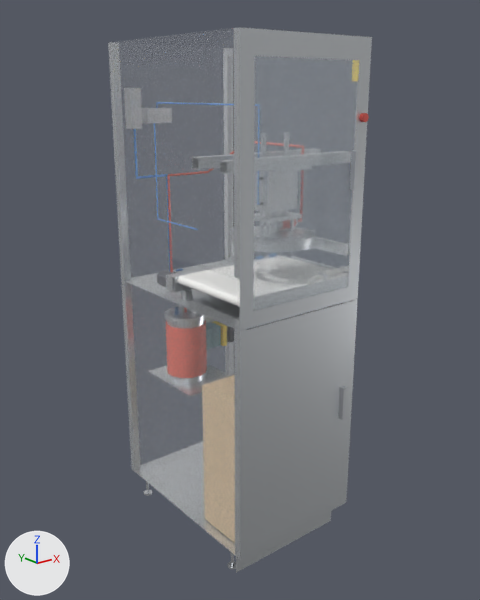
The glTF model otonom/hat3d/modul_K.glb, before and after one commit.
The view is the same before and after, from a 50 mm camera at (2.66, -1.68, 1.84) aimed at (4.31, 0.39, 1.02). Arrows for +X, +Y and +Z are at lower left; the lights stay in place. The first picture is the older version. Vertices at exactly the same position are counted once.

Objects in the first picture: 'K_BANT__pu_bant', 'K_GOVDE__celik', 'K_GOVDE__kabuk', 'K_GOVDE__kirmizi', 'K_GOVDE__pc', 'K_GOVDE__sac' and 2 more.
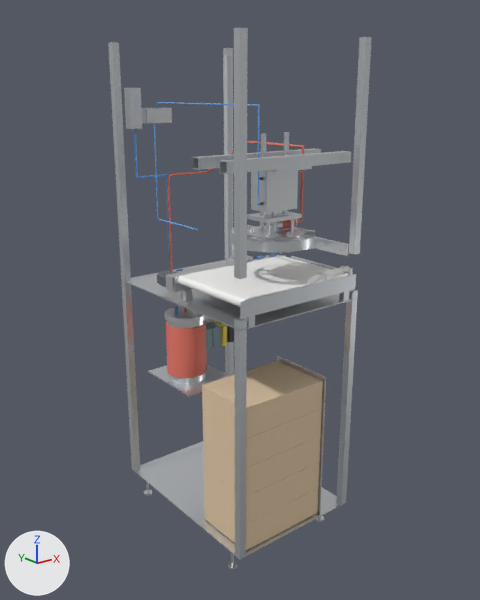
The edits, one by one:
me_k_govde__sac is used by ob_k_govde__sac; location (0.0, 0.0, 0.0).
me_k_govde__sac had 142 vertices, 292 faces and spanned x 4.0..4.6, y 0.0..0.83, z 0.01..2.03.
me_k_govde__sac now has 116 vertices, 236 faces and spans x 4.0..4.6, y 0.0..0.83, z 0.12..2.03.
me_k_govde__sac part 1: the loose piece of 8 vertices spanning x 4.03..4.57, y 0.06, z 0.01..0.12 is deleted.
Part 2, on me_k_govde__sac:
18 vertices are removed from x 4.0..4.6, y 0.0, z 0.13..2.03.
44 faces are deleted.
Object 'K_GOVDE__kabuk' (ob_k_govde__kabuk) is deleted.
Object 'K_GOVDE__kirmizi' (ob_k_govde__kirmizi) is deleted.
Object 'K_GOVDE__pc' (ob_k_govde__pc) is deleted.

Changed parts and their boxes (x1, y1, x2, y2) in the pictures (480 x 600 px):
'K_GOVDE__kabuk', deleted: before (108, 27, 372, 560)
'K_GOVDE__sac', reshaped: before (173, 28, 372, 573); after (108, 28, 372, 559)
'K_GOVDE__pc', deleted: before (253, 56, 360, 311)
'K_GOVDE__kirmizi', deleted: before (359, 113, 369, 122)
part 1 of me_k_govde__sac, deleted: before (236, 511, 331, 573)
part 2 of me_k_govde__sac, deleted: before (240, 28, 372, 559)
